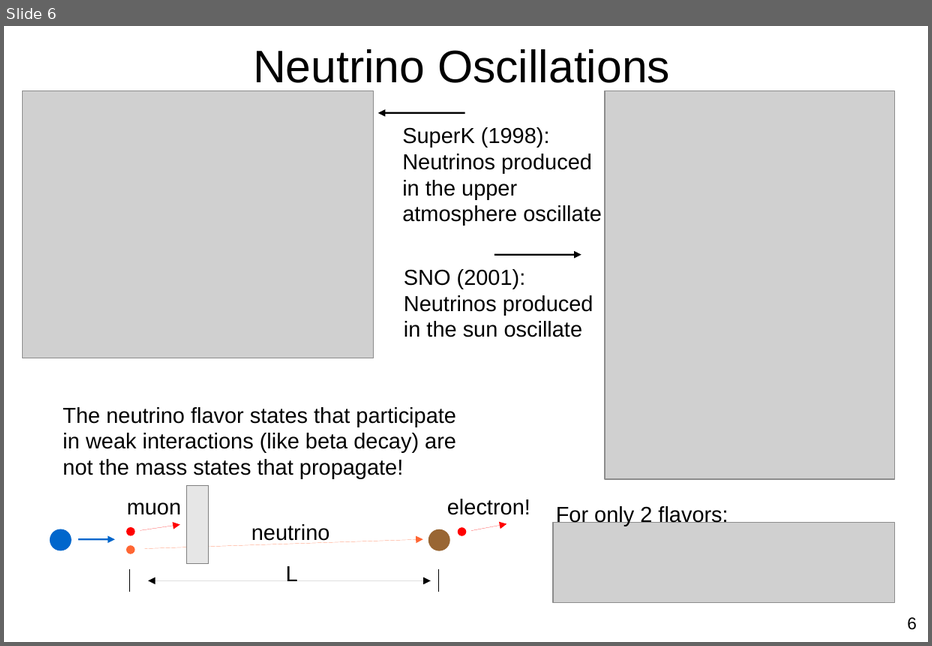
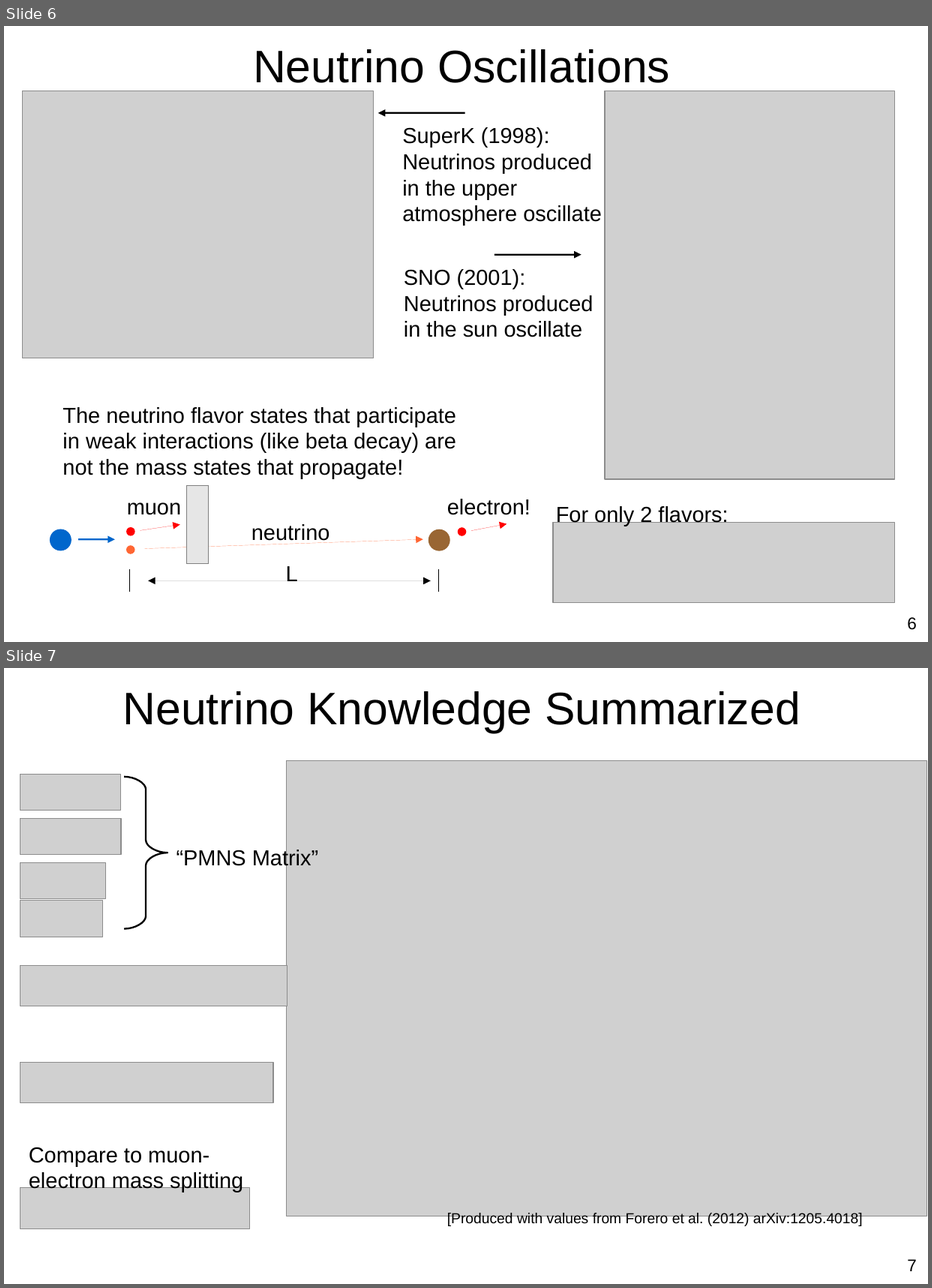
Before and after one commit to steveherrin/PhDThesis, a slide deck: Defense Presentation/Herrin-20130524-PhDDefense.odp. Shown one above the other, each under a label of ours: slide 6 before the commit, slides 6 and 7 after it. The pictures are 932x646 and 932x1288 pixels, drawn with LibreOffice and Linux fonts; fonts in the diff are those of the drawing; grey boxes stand for pictures. Boxes give left, top, right and bottom in pixels: in the first picture for what was removed or moved away, otherwise in the second. Text is boxed around its words. In the diff, an @@ line names an element or a change of style, - is before the commit and + after.

Commit message:
Neutrino Knowledge Slide

```diff
--- a/Defense Presentation/Herrin-20130524-PhDDefense.odp
+++ b/Defense Presentation/Herrin-20130524-PhDDefense.odp
@@ slide 7 added at [4,668,928,1284], background #FFFFFF @@
@@ title added at [123,691,800,732], 37.7 pt, text #000000 @@
+Neutrino Knowledge Summarized
@@ picture added at [20,774,120,810] @@
@@ freeform shape added at [124,777,168,929], outline #000000 1.45 pt @@
@@ picture added at [287,761,926,1216] @@
@@ picture added at [20,819,121,855] @@
@@ picture added at [20,863,107,899] @@
@@ text added at [176,849,318,870], 18 pt, text #000000 @@
+“PMNS Matrix”
@@ picture added at [20,900,103,936] @@
@@ picture added at [20,965,288,1006] @@
@@ picture added at [20,1062,273,1102] @@
@@ text added at [29,1146,243,1192], 18 pt, text #000000 @@
+Compare to muon-electron mass splitting
@@ picture added at [20,1188,250,1230] @@
@@ text added at [447,1212,863,1227], 12 pt, text #000000 @@
+[Produced with values from Forero et al. (2012) arXiv:1205.4018]
@@ page number added at [907,1259,917,1271], 14 pt, text #000000 @@
+7
```
